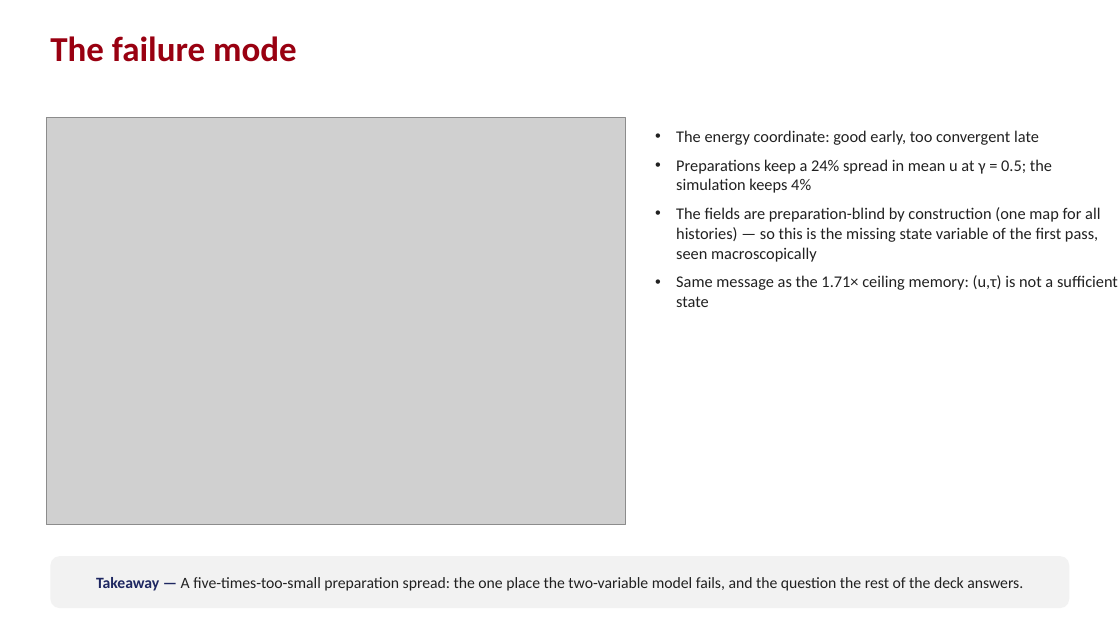
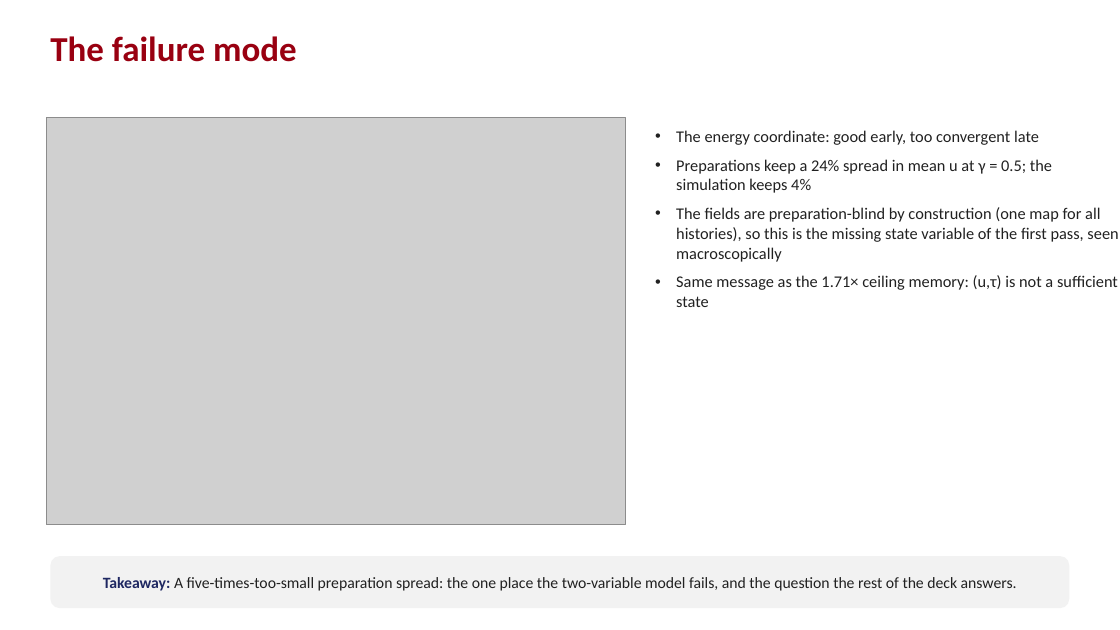
Before and after one commit to Samc73/SEEM, a slide deck: slide 11 of SEEM_project_deck.pptx. Drawn at 1120x630 pixels with LibreOffice and Linux fonts; fonts in the diff are those of the drawing; grey boxes stand for pictures. Boxes give left, top, right and bottom in pixels: in the first picture for what was removed or moved away, otherwise in the second. Text is boxed around its words. In the diff, an @@ line names an element or a change of style, - is before the commit and + after.

```diff
--- a/SEEM_project_deck.pptx
+++ b/SEEM_project_deck.pptx
@@ text at (676, 207, 1118, 262): text changed @@
-• The fields are preparation-blind by construction (one map for all histories) — so this is the missing state variable of the first pass, seen macroscopically
+• The fields are preparation-blind by construction (one map for all histories), so this is the missing state variable of the first pass, seen macroscopically
@@ text in rounded rectangle at (103, 577, 1017, 591): text changed @@
-Takeaway — A five-times-too-small preparation spread: the one place the two-variable model fails, and the question the rest of the deck answers.
+Takeaway: A five-times-too-small preparation spread: the one place the two-variable model fails, and the question the rest of the deck answers.
```
Also in this commit, not shown: 19 other slides changed, 1 other file.
